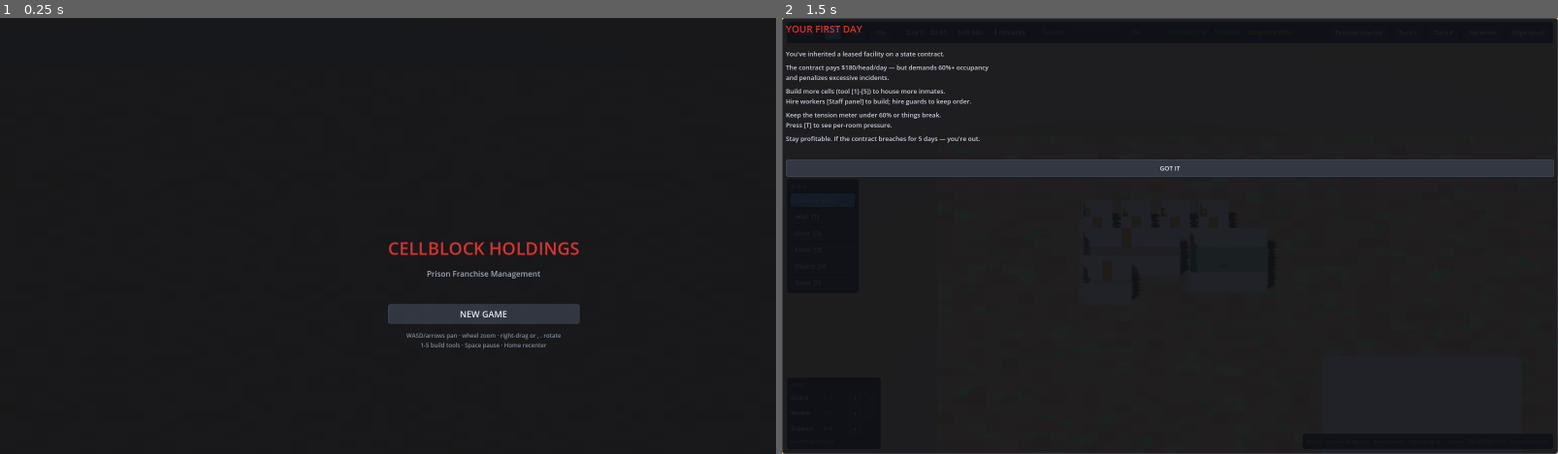
Above: before the commit, frames 1-2 (left to right).
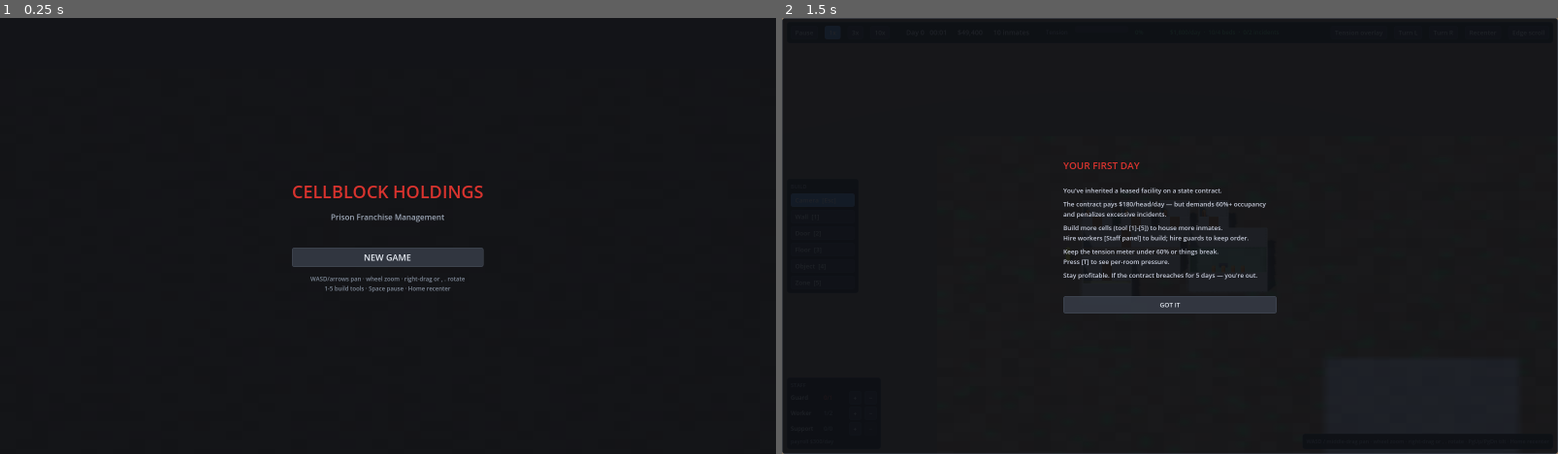
Above: after the commit, the same moments.

Repository: chickenswaffle/cellblock-holdings
Game: Godot game, scene res://main.tscn
Same seed, same stepped clock (60 frames per second), same inputs: the game is played once before the commit and once after it.
Inputs:
- Up to frame 1 (0.25 s): no input
- Up to frame 2 (1.5 s): click "NEW GAME" at 0.5 s; click "1x" at 1.25 s

The runs differ from the first frame. In frame 1, 3.5% of the frame differs, in the area x 37-75%, y 38-76%; in frame 2, 7.4%, in the area x 0-100%, y 0-100%.

Commit message:
Fix boot-blocking parse error + retune contract & starter
CRITICAL: save_manager.gd used := type inference on JSON.parse_string
(Variant), which is a compile error — the game never booted past the
title screen. This is why the last deploy looked unchanged. Tests never
caught it because GUT only loads the sim layer, not bootstrap.gd.

- Fix Variant inference in save_manager (explicit Variant type)
- Fix screenshot flow: auto-start new game, no early return killing
  HUD/sim updates (screenshots now show live game state)
- Center title/game-over/onboarding via CenterContainer (was anchored
  at screen center growing down-right)
- Fix duplicate environment setup (two suns, two WorldEnvironments)
- Fix inverted game-over screen guard (screen could never appear)
- Retune contract to legible rules: bad day = occupancy <60% OR
  >2 incidents/day; 5 consecutive bad days = game over, with the
  reason shown in the HUD
- HUD contract readout now live: $/day, beds used, incidents today
- Starter: 4 bedded + 6 rough-sleeper inmates via new
  Intake.intake_overflow (bedless path the sim already supports),
  1 guard, 2 workers, no support — a survivable but urgent Day-1 crisis
- Soak-verified pacing: 7 days unattended = chronic pressure without
  a death spiral; 238 tests green

Diff:
--- a/scripts/sim/agents/intake.gd
+++ b/scripts/sim/agents/intake.gd
@@ -59,3 +59,17 @@
 			if room != null and room.sealed and room.zone_kind == ZoneValidator.Kind.CELL:
 				return o
 	return null
+
+
+## Intake WITHOUT a bed: the prisoner owns nothing and sleeps rough wherever
+## they end up. The no-bed case is handled by UtilityAI (they idle through
+## SLEEP blocks), and NeedSystem keeps decaying sleep — so an overflow
+## population is a slow-burn grievance engine, which is exactly what an
+## overcrowded start should be. Returns the prisoner (never null).
+static func intake_overflow(world: SimWorld, drop_tile: Vector2i) -> Prisoner:
+	var p := generate_prisoner(world)
+	p.cell_bed_pos = Vector2i(-1, -1)
+	p.place_at_tile(drop_tile)
+	world.prisoners.append(p)
+	world.events.emit("prisoner_intake", {"id": p.id, "pname": p.pname, "overflow": true})
+	return p
--- a/scripts/sim/core/sim_world.gd
+++ b/scripts/sim/core/sim_world.gd
@@ -117,7 +117,7 @@
 		events.emit("day_passed", {"day": clock.day()})
 		if contract.breached:
 			game_over = true
-			game_over_reason = "Contract breached — " + _find_breach_reason()
+			game_over_reason = "The state pulled your contract — " + contract.last_day_reason
 
 	if not game_over:
 		_check_riot_game_over()
@@ -428,16 +428,6 @@
 ## Highest-severity open incident anywhere, or null.
 func worst_incident() -> Incident:
 	return IncidentSystem.worst_open(self)
-
-
-func _find_breach_reason() -> String:
-	var occ := prisoners.size()
-	var cap := 0
-	for r in rooms:
-		if r.zone_kind == ZoneValidator.Kind.CELL:
-			cap += room_capacity(r)
-	var occ_pct := float(occ) / float(maxi(cap, 1))
-	return "Occupancy %.0f%% (needs %.0f%%), incident rate too high" % [occ_pct * 100.0, Contract.MIN_OCCUPANCY_PCT * 100.0]
 
 
 ## Facility riot lasting more than 2 sim-days = game over.
--- a/scripts/sim/economy/contract.gd
+++ b/scripts/sim/economy/contract.gd
@@ -1,9 +1,16 @@
 class_name Contract
 extends RefCounted
+## The state contract: the facility's reason to exist and the player's
+## visible goal. Pays per head per day; a day is BAD if beds are under
+## MIN_OCCUPANCY_PCT full or more than MAX_INCIDENTS_PER_DAY incidents
+## sparked. BREACH_DAYS bad days in a row and the state pulls the contract.
+##
+## Deliberately legible: the player should be able to say, at any moment,
+## "today is going badly because X". Averages over the whole run hide that.
 
 const PER_DIEM_PER_HEAD := 180
 const MIN_OCCUPANCY_PCT := 0.60
-const MAX_INCIDENT_RATE := 0.15
+const MAX_INCIDENTS_PER_DAY := 2
 const BREACH_DAYS := 5
 
 var day_incidents: int = 0
@@ -11,11 +18,12 @@
 var total_days: int = 0
 var breached: bool = false
 var total_earned: int = 0
+## Yesterday's outcome, kept for the HUD: was it a bad day, and why.
+var last_day_bad: bool = false
+var last_day_reason: String = ""
 
 
-func daily_revenue(occupancy: int, capacity: int) -> int:
-	if capacity <= 0:
-		return 0
+func daily_revenue(occupancy: int) -> int:
 	return occupancy * PER_DIEM_PER_HEAD
 
 
@@ -27,50 +35,44 @@
 		if room.zone_kind == ZoneValidator.Kind.CELL:
 			capacity += world.room_capacity(room)
 	var occupancy_pct := float(occupancy) / float(maxi(capacity, 1))
-	var incident_rate := float(day_incidents) / float(maxi(total_days, 1))
 
-	if occupancy_pct < MIN_OCCUPANCY_PCT or incident_rate > MAX_INCIDENT_RATE:
+	last_day_bad = false
+	last_day_reason = ""
+	if occupancy > 0 and occupancy_pct < MIN_OCCUPANCY_PCT:
+		last_day_bad = true
+		last_day_reason = "only %.0f%% of beds full (need %.0f%%)" % [
+			occupancy_pct * 100.0, MIN_OCCUPANCY_PCT * 100.0]
+	elif day_incidents > MAX_INCIDENTS_PER_DAY:
+		last_day_bad = true
+		last_day_reason = "%d incidents (max %d)" % [day_incidents, MAX_INCIDENTS_PER_DAY]
+
+	if last_day_bad:
 		breach_days += 1
 		if breach_days >= BREACH_DAYS:
 			breached = true
-			world.events.emit("contract_broken", {"reason": _breach_reason(occupancy_pct, incident_rate)})
+			world.events.emit("contract_broken", {"reason": last_day_reason})
 	else:
 		breach_days = 0
 
-	var revenue := daily_revenue(occupancy, capacity)
+	var revenue := daily_revenue(occupancy)
 	world.ledger.deposit(revenue, "contract per-diem")
 	total_earned += revenue
-	day_incidents = 0
 
 	world.events.emit("contract_day", {
 		"day": total_days, "occupancy": occupancy, "capacity": capacity,
-		"occupancy_pct": occupancy_pct, "incident_rate": incident_rate,
+		"occupancy_pct": occupancy_pct, "incidents": day_incidents,
+		"bad_day": last_day_bad, "reason": last_day_reason,
 		"breach_days": breach_days, "revenue": revenue,
 	})
-
-
-func record_incident() -> void:
-	day_incidents += 1
+	day_incidents = 0
 
 
 func occupancy_target_str() -> String:
 	return "%.0f%%" % (MIN_OCCUPANCY_PCT * 100.0)
 
 
-func incident_target_str() -> String:
-	return "%.0f%%" % (MAX_INCIDENT_RATE * 100.0)
-
-
 func breach_days_left() -> int:
 	return maxi(0, BREACH_DAYS - breach_days)
-
-
-func _breach_reason(occupancy_pct: float, incident_rate: float) -> String:
-	if occupancy_pct < MIN_OCCUPANCY_PCT and incident_rate > MAX_INCIDENT_RATE:
-		return "occupancy too low (%.0f%%) and incident rate too high (%.0f%%)" % [occupancy_pct * 100.0, incident_rate * 100.0]
-	if occupancy_pct < MIN_OCCUPANCY_PCT:
-		return "occupancy too low (%.0f%% — need %.0f%%)" % [occupancy_pct * 100.0, MIN_OCCUPANCY_PCT * 100.0]
-	return "incident rate too high (%.0f%% — max %.0f%%)" % [incident_rate * 100.0, MAX_INCIDENT_RATE * 100.0]
 
 
 func to_dict() -> Dictionary:
@@ -80,6 +82,8 @@
 		"total_days": total_days,
 		"breached": breached,
 		"total_earned": total_earned,
+		"last_day_bad": last_day_bad,
+		"last_day_reason": last_day_reason,
 	}
 
 
@@ -89,3 +93,5 @@
 	total_days = int(d.get("total_days", 0))
 	breached = bool(d.get("breached", false))
 	total_earned = int(d.get("total_earned", 0))
+	last_day_bad = bool(d.get("last_day_bad", false))
+	last_day_reason = String(d.get("last_day_reason", ""))
--- a/scripts/view/bootstrap.gd
+++ b/scripts/view/bootstrap.gd
@@ -71,11 +71,16 @@
 		if arg.begins_with("--screenshot="):
 			_screenshot_path = arg.trim_prefix("--screenshot=")
 
+	# A screenshot run is for verifying the *game*, not the menu — skip the
+	# title screen straight into a fresh world.
+	if _screenshot_path != "":
+		_hud.suppress_onboarding = true
+		_start_new()
+
 
 ## Build the 3D renderers with a placeholder sim — replaced when the player
 ## starts or loads a game.
 func _build_renderers() -> void:
-	_setup_environment()
 	var placeholder := SimWorld.new(0)
 	_terrain = TerrainRenderer3D.new()
 	_terrain.name = "Terrain"
@@ -250,11 +255,13 @@
 	bg.set_anchors_preset(Control.PRESET_FULL_RECT)
 	root.add_child(bg)
 
+	var center := CenterContainer.new()
+	center.set_anchors_preset(Control.PRESET_FULL_RECT)
+	root.add_child(center)
+
 	var col := VBoxContainer.new()
-	col.set_anchors_preset(Control.PRESET_CENTER)
 	col.add_theme_constant_override("separation", 16)
-	col.size = Vector2(360, 0)
-	root.add_child(col)
+	center.add_child(col)
 
 	var title_lbl := Label.new()
 	title_lbl.text = "CELLBLOCK HOLDINGS"
@@ -328,11 +335,13 @@
 	bg.set_anchors_preset(Control.PRESET_FULL_RECT)
 	root.add_child(bg)
 
+	var center_over := CenterContainer.new()
+	center_over.set_anchors_preset(Control.PRESET_FULL_RECT)
+	root.add_child(center_over)
+
 	var col := VBoxContainer.new()
-	col.set_anchors_preset(Control.PRESET_CENTER)
 	col.add_theme_constant_override("separation", 12)
-	col.size = Vector2(400, 0)
-	root.add_child(col)
+	center_over.add_child(col)
 
 	var title := Label.new()
 	title.text = "GAME OVER"
@@ -347,14 +356,15 @@
 	reason_lbl.add_theme_font_size_override("font_size", 15)
 	reason_lbl.horizontal_alignment = HORIZONTAL_ALIGNMENT_CENTER
 	reason_lbl.autowrap_mode = TextServer.AUTOWRAP_WORD_SMART
+	reason_lbl.custom_minimum_size = Vector2(420, 0)
 	col.add_child(reason_lbl)
 
 	var stats := Label.new()
 	var days := world.clock.day()
-	var rev := Contract.PER_DIEM_PER_HEAD * world.prisoners.size() * maxi(days, 1)
-	var peak := world.tension.peak()
-	stats.text = "Survived %d day%s  ·  Peak tension %.0f%%" % [
-		days, "" if days == 1 else "s", peak * 100.0
+	stats.text = "Survived %d day%s  ·  $%s earned  ·  Peak tension %.0f%%" % [
+		days, "" if days == 1 else "s",
+		GameHud._thousands(world.contract.total_earned),
+		world.tension.peak() * 100.0,
 	]
 	stats.add_theme_color_override("font_color", Color(0.62, 0.66, 0.72))
 	stats.add_theme_font_size_override("font_size", 13)
@@ -398,6 +408,14 @@
 
 
 func _process(delta: float) -> void:
+	# Screenshot runs before every other gate so headless captures work in
+	# any state — title screen included. No early return: the sim and HUD
+	# must keep running or the capture shows frozen default widgets.
+	if _screenshot_path != "":
+		_screenshot_frames += 1
+		if _screenshot_frames == 30:
+			get_viewport().get_texture().get_image().save_png(_screenshot_path)
+			get_tree().quit()
 	if not _started:
 		return
 	if world.game_over:
@@ -411,12 +429,7 @@
 	_update_drag_preview()
 	_save.tick(delta)
 
-	if _screenshot_path != "":
-		_screenshot_frames += 1
-		if _screenshot_frames == 30:
-			get_viewport().get_texture().get_image().save_png(_screenshot_path)
-			get_tree().quit()
-	if world.game_over and not _game_over_screen.visible:
+	if world.game_over and _game_over_screen == null:
 		_show_game_over()
 
 
@@ -758,15 +771,20 @@
 	if staff_room != null:
 		world.zone_room(staff_room.id, ZoneValidator.Kind.STAFF_ROOM)
 
-	for i in range(10):
+	for i in range(4):
 		Intake.intake(world)
-
-	# Thin crew, overcrowded population. The first day is a crisis: cells are
-	# over capacity, nobody's covering the canteen, and the single guard on
-	# nights will let fatigue eat their nerve. Hiring up and building more
-	# cells are the immediate problems to solve.
+	# ...plus six more with nowhere to sleep. The yard is their bed tonight.
+	for i in range(6):
+		Intake.intake_overflow(world, Vector2i(yx0 + 2 + (i % 4), yy0 + 5 + (i / 4)))
+
+	# Thin crew, overcrowded population. The first day is a crisis: 10 inmates
+	# in 4 cells, one guard, nobody working the canteen. Two workers means
+	# building out of the hole is *possible* — but every dollar spent on
+	# staff and walls is a dollar closer to missing payroll. Hire a support
+	# hand and another guard before the tension meter finds it for you.
 	Hiring.hire(world, Staff.Role.GUARD)
-	Hiring.hire(world, Staff.Role.WORKER)
+	for i in range(2):
+		Hiring.hire(world, Staff.Role.WORKER)
 
 
 func _room_box(x0: int, y0: int, x1: int, y1: int, floor_type: int) -> void:
--- a/scripts/view/save_manager.gd
+++ b/scripts/view/save_manager.gd
@@ -38,7 +38,7 @@
 	var json := f.get_as_text()
 	if json.is_empty():
 		return false
-	var data := JSON.parse_string(json)
+	var data: Variant = JSON.parse_string(json)
 	if data == null or typeof(data) != TYPE_DICTIONARY:
 		return false
 	_world.from_dict(data)
--- a/scripts/view/ui/game_hud.gd
+++ b/scripts/view/ui/game_hud.gd
@@ -68,10 +68,12 @@
 var _contract_label: Label
 var _contract_warn: Label
 var _first_play := true
+## Set by Bootstrap in screenshot mode — onboarding blocks the view.
+var suppress_onboarding := false
 
 
 func _on_game_started() -> void:
-	if _first_play:
+	if _first_play and not suppress_onboarding:
 		_first_play = false
 		_show_onboarding()
 
@@ -387,12 +389,13 @@
 	overlay.set_anchors_preset(Control.PRESET_FULL_RECT)
 	_root.add_child(overlay)
 
+	var center := CenterContainer.new()
+	center.set_anchors_preset(Control.PRESET_FULL_RECT)
+	overlay.add_child(center)
+
 	var col := VBoxContainer.new()
-	col.set_anchors_preset(Control.PRESET_CENTER)
 	col.add_theme_constant_override("separation", 10)
-	col.size = Vector2(420, 0)
-	col.add_theme_constant_override("hseparation", 0)
-	overlay.add_child(col)
+	center.add_child(col)
 
 	col.add_child(UiTheme.label("YOUR FIRST DAY", Color(0.85, 0.20, 0.18), 20))
 	col.add_child(UiTheme.label("", UiTheme.TEXT_DIM, 6))
@@ -407,6 +410,7 @@
 	for t in tips:
 		var l := UiTheme.label(t, Color(0.80, 0.82, 0.88), 13)
 		l.autowrap_mode = TextServer.AUTOWRAP_WORD_SMART
+		l.custom_minimum_size = Vector2(440, 0)
 		col.add_child(l)
 
 	col.add_child(UiTheme.label("", UiTheme.TEXT_DIM, 10))
@@ -463,19 +467,32 @@
 	_tension_meter.add_theme_stylebox_override("background", bg)
 
 	var contract := world.contract
+	var bed_cap := 0
+	for r in world.rooms:
+		if r.zone_kind == ZoneValidator.Kind.CELL:
+			bed_cap += world.room_capacity(r)
 	if contract.breached:
 		_contract_label.text = "CONTRACT BREACHED"
 		_contract_label.add_theme_color_override("font_color", UiTheme.BAD)
 		_contract_warn.text = ""
 	elif contract.breach_days > 0:
 		var left := Contract.BREACH_DAYS - contract.breach_days
-		_contract_label.text = "CONTRACT WARNING — %d day%s left" % [left, "" if left == 1 else "s"]
+		_contract_label.text = "WARNING %d/%d — %s" % [
+			contract.breach_days, Contract.BREACH_DAYS, contract.last_day_reason]
 		_contract_label.add_theme_color_override("font_color", UiTheme.WARN)
+		_contract_label.tooltip_text = "%d bad day%s left before the state pulls the contract" % [
+			left, "" if left == 1 else "s"]
 		_contract_warn.text = ""
 	else:
-		_contract_label.text = "CONTRACT OK  ·  $%s/day" % _thousands(Contract.PER_DIEM_PER_HEAD * world.prisoners.size())
+		_contract_label.text = "$%s/day  ·  %d/%d beds  ·  %d/%d incidents" % [
+			_thousands(Contract.PER_DIEM_PER_HEAD * world.prisoners.size()),
+			world.prisoners.size(), bed_cap,
+			world.incidents_today, Contract.MAX_INCIDENTS_PER_DAY,
+		]
 		_contract_label.add_theme_color_override("font_color", UiTheme.GOOD)
-		_contract_warn.text = "occupancy %d%%+" % int(Contract.MIN_OCCUPANCY_PCT * 100.0)
+		_contract_label.tooltip_text = "Contract: keep beds %.0f%%+ full and incidents at %d/day or under.\n%d bad days in a row and the state pulls the contract." % [
+			Contract.MIN_OCCUPANCY_PCT * 100.0, Contract.MAX_INCIDENTS_PER_DAY, Contract.BREACH_DAYS]
+		_contract_warn.text = ""
 
 	var paused: bool = state.get("paused", false)
 	_pause_button.text = "Resume" if paused else "Pause"
